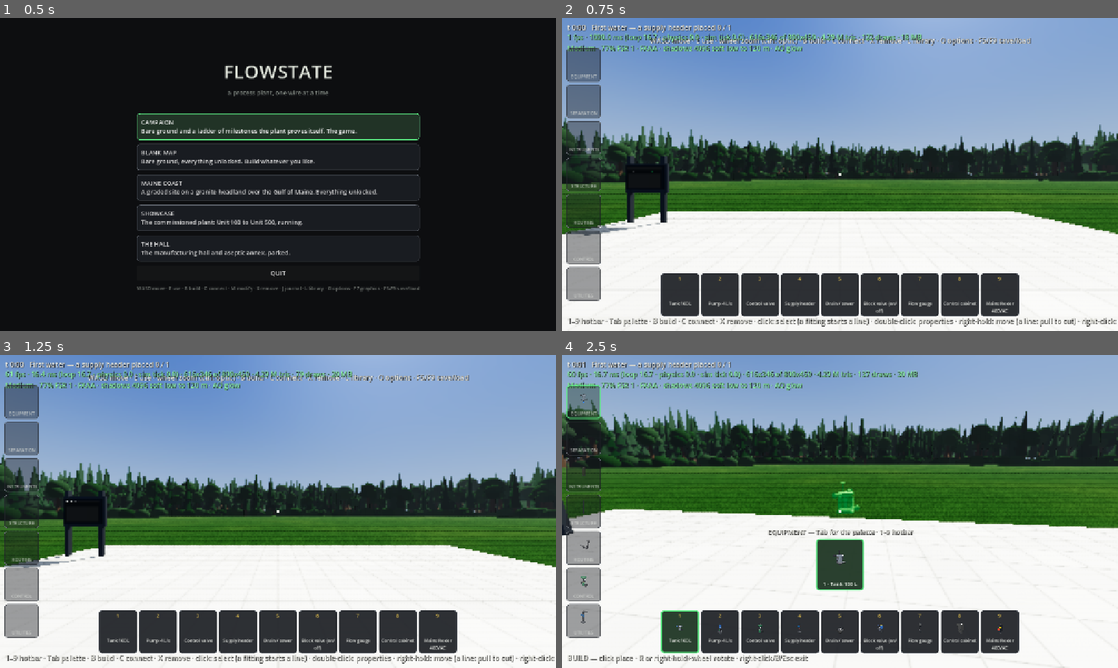
Above: before the commit, frames 1-4 (two rows, left to right).
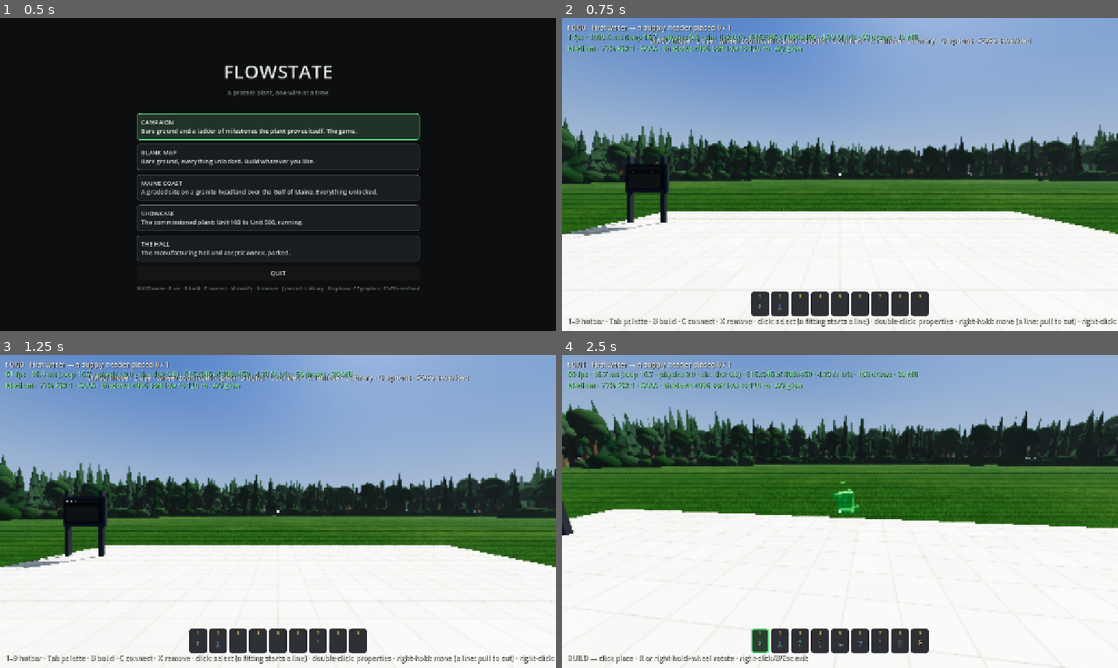
Above: after the commit, the same moments.

Repository: whharris917/flowstate
Game: Godot game, scene res://world/menu.tscn
Two runs of this game, one before a commit and one after it. Both use one fixed random seed, a clock stepped at 60 frames per second and the inputs below. Sound files missing from this copy of the repository are replaced by a short silence.
Inputs (mouse positions are in pixels of both pictures, inside the frame that each line leads up to):
- Up to frame 1 (0.5 s): no input
- Up to frame 2 (0.75 s): click "CAMPAIGN Bare ground and a la…" at 0.5 s
- Up to frame 3 (1.25 s): no input
- Up to frame 4 (2.5 s): tap Enter at 1.25 s; move the mouse to (867, 511) at 1.27 s; press the mouse at (867, 511) at 1.28 s; hold W (move_forward) from 1.28 s (still down); move the mouse to (812, 511) at 2.02 s; release the mouse at (812, 511) at 2.03 s; tap B (build_mode) at 2.1 s; click (812, 511) at 2.3 s

Frame 1 is identical in both runs. In frame 2, 11% of the frame differs, in the area x 0-83%, y 4-96%; in frame 3, 11%; in frame 4, 12%, in the area x 0-83%, y 5-96%.

Commit message:
Only the hotbar shows in play, small, icons and numbers; the rail and cards appear with Tab
Co-Authored-By: Claude Fable 5.1 <noreply@anthropic.com>

Diff:
--- a/game/player/build_controller.gd
+++ b/game/player/build_controller.gd
@@ -116,11 +116,12 @@
 			+ StructureFactory.CATALOG + StructureFactory.CATALOG_ROUTING \
 			+ PlantFactory.CATALOG_CONTROL + PlantFactory.CATALOG_UTILITIES:
 		all_types.append(entry["type"])
+	icons.landed.connect(func(_type_id: String) -> void: _refresh_palette())
 	icons.generate(all_types)  # fire and forget; cards fill in as renders land
 	menu = BuildMenu.new()
 	menu.visible = false
 	hud.add_child(menu)
-	menu.position.y -= 130.0   # above the hotbar
+	menu.position.y -= 100.0   # above the hotbar
 	menu.pick_cb = func(index: int) -> void: _pick_index(index)
 	palette = BuildPalette.new()
 	hud.add_child(palette)
@@ -424,7 +425,10 @@
 				heading += " — Tab for the palette · 1–9 hotbar"
 			if entries.is_empty():
 				heading += "  ·  nothing unlocked here yet — J for the journal"
-			menu.show_page(heading, entries, icons, catalog_index, _slot_map())
+			if _palette_open:
+				menu.show_page(heading, entries, icons, catalog_index, _slot_map())
+			else:
+				menu.visible = false   # nothing but the hotbar until Tab (director, 2026-09-19)
 			if _is_stretch():
 				var spec: Dictionary = StructureFactory.STRETCH[_current_type()]
 				var step := "click a supported START point" if _beam_anchor == Vector3.INF \
--- a/game/ui/asset_icons.gd
+++ b/game/ui/asset_icons.gd
@@ -10,6 +10,10 @@
 
 var _icons: Dictionary = {}   # type_id -> Texture2D
 
+## A render landed: whatever shows icons can fill in (the hotbar sits
+## on screen from the first frame, before any has, 2026-09-19).
+signal landed(type_id: String)
+
 
 func icon(type_id: String) -> Texture2D:
 	return _icons.get(type_id)
@@ -21,6 +25,7 @@
 	for type_id: String in type_ids:
 		if not _icons.has(type_id):
 			_icons[type_id] = await _render(type_id)
+			landed.emit(type_id)
 
 
 func _render(type_id: String) -> Texture2D:
--- a/game/ui/build_palette.gd
+++ b/game/ui/build_palette.gd
@@ -83,28 +83,22 @@
 		column.mouse_filter = MOUSE_FILTER_IGNORE
 		column.add_theme_constant_override("separation", 1)
 		panel.add_child(column)
+		# Small: the number and the icon, no name (director, 2026-09-19).
 		var badge := Label.new()
 		badge.text = str(i + 1)
 		badge.horizontal_alignment = HORIZONTAL_ALIGNMENT_CENTER
-		badge.add_theme_font_size_override("font_size", 11)
+		badge.add_theme_font_size_override("font_size", 10)
 		badge.add_theme_color_override("font_color", Color(0.95, 0.80, 0.30))
 		badge.mouse_filter = MOUSE_FILTER_IGNORE
 		column.add_child(badge)
 		var icon := TextureRect.new()
-		icon.custom_minimum_size = Vector2(40, 40)
+		icon.custom_minimum_size = Vector2(34, 34)
 		icon.expand_mode = TextureRect.EXPAND_IGNORE_SIZE
 		icon.stretch_mode = TextureRect.STRETCH_KEEP_ASPECT_CENTERED
 		icon.mouse_filter = MOUSE_FILTER_IGNORE
 		column.add_child(icon)
 		var label := Label.new()
-		label.text = ""
-		label.horizontal_alignment = HORIZONTAL_ALIGNMENT_CENTER
-		label.custom_minimum_size = Vector2(78, 26)
-		label.autowrap_mode = TextServer.AUTOWRAP_WORD_SMART
-		label.max_lines_visible = 2
-		label.add_theme_font_size_override("font_size", 10)
-		label.add_theme_color_override("font_color", Color(0.85, 0.86, 0.84))
-		label.mouse_filter = MOUSE_FILTER_IGNORE
+		label.visible = false   # the name lives on the card in the palette
 		column.add_child(label)
 		var slot := i
 		panel.gui_input.connect(func(event: InputEvent) -> void:
@@ -124,6 +118,7 @@
 func set_state(page: int, open: bool) -> void:
 	_page_active = page
 	_open = open
+	_rail.visible = open   # the rail shows only with the palette (director, 2026-09-19)
 	_restyle()
 
 
@@ -140,13 +135,14 @@
 		var type_id := str(types[i]) if i < types.size() else ""
 		_slot_icons[i].texture = icons.icon(type_id) if type_id != "" else null
 		_slot_labels[i].text = str(labels.get(type_id, type_id)) if type_id != "" else "empty"
+		_slot_panels[i].tooltip_text = _slot_labels[i].text
 		var style := StyleBoxFlat.new()
 		var active := type_id != "" and type_id == active_type
 		style.bg_color = Color(0.13, 0.22, 0.15, 0.96) if active else Color(0.09, 0.10, 0.12, 0.90)
 		style.border_color = Color(0.35, 0.90, 0.50) if active else Color(0.40, 0.42, 0.45)
 		style.set_border_width_all(3 if active else 1)
 		style.set_corner_radius_all(6)
-		style.set_content_margin_all(5)
+		style.set_content_margin_all(4)
 		_slot_panels[i].add_theme_stylebox_override("panel", style)
 
 
Not shown, changed: CLAUDE.md
